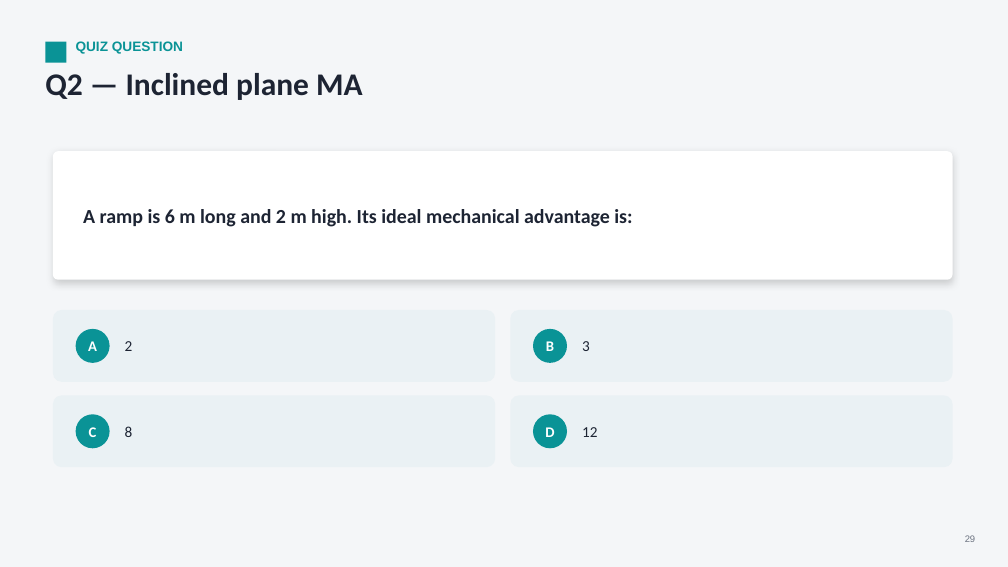
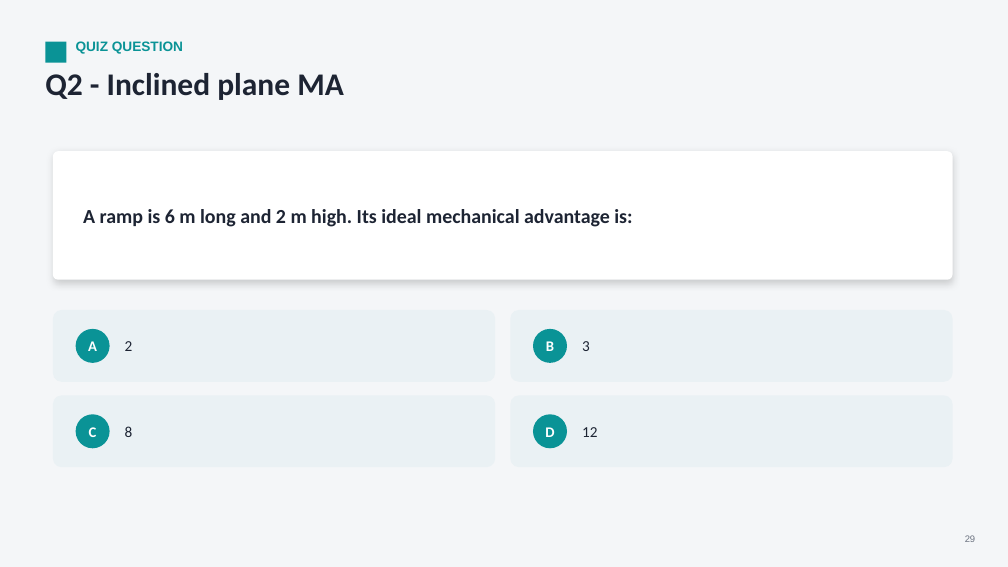
Before and after one commit to parmeshwars2911/MyFirstAR, a slide deck: slide 29 of ppt/Grade06/G06_S31_Simple_Machines_2.pptx. Drawn at 1008x567 pixels with LibreOffice and Linux fonts; fonts in the diff are those of the drawing. Boxes give left, top, right and bottom in pixels: in the first picture for what was removed or moved away, otherwise in the second. Text is boxed around its words. In the diff, an @@ line names an element or a change of style, - is before the commit and + after.

```diff
--- a/ppt/Grade06/G06_S31_Simple_Machines_2.pptx
+++ b/ppt/Grade06/G06_S31_Simple_Machines_2.pptx
@@ text at [45,73,344,100]: text changed @@
-Q2 — Inclined plane MA
+Q2 - Inclined plane MA
```
Also in this commit, not shown: 17 other slides changed, 11 other files.
